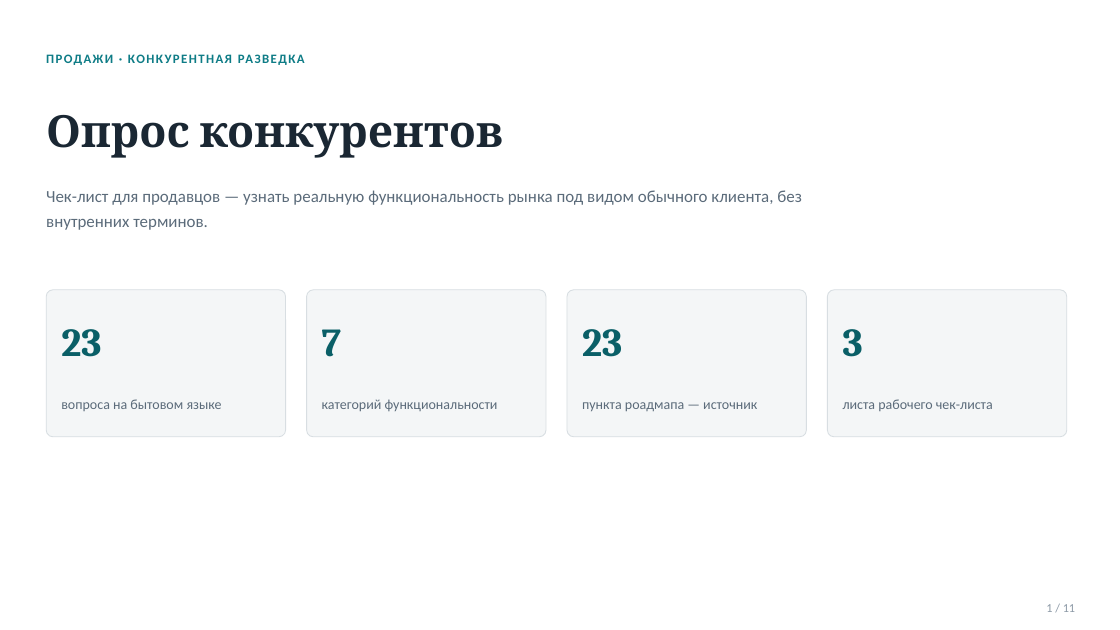
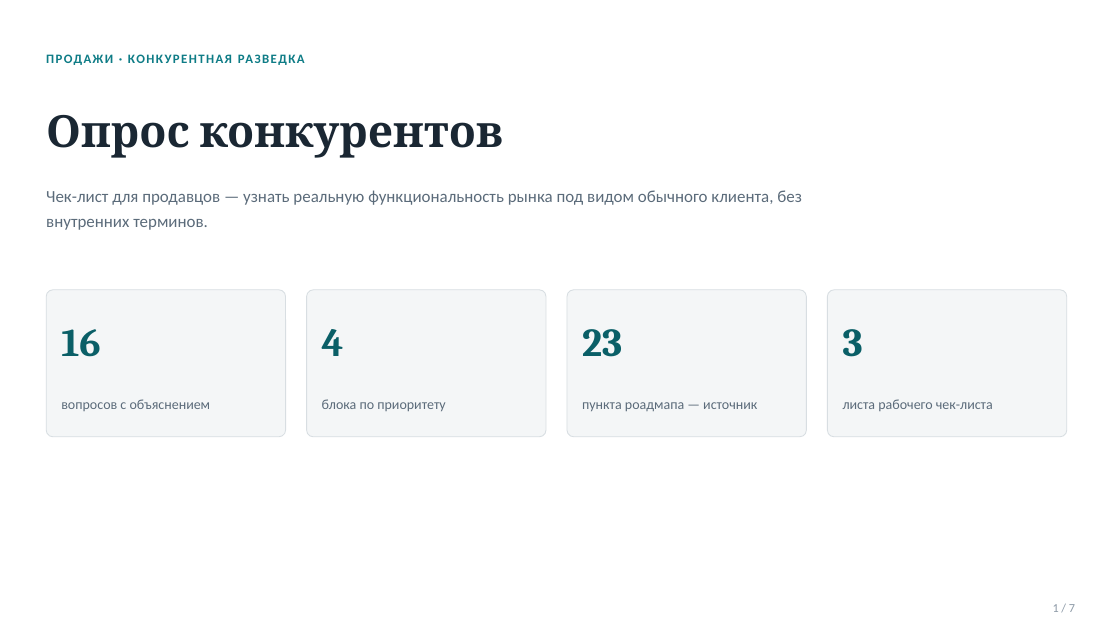
Before and after one commit to vladilslavandrosov-prog/job-RAG, a slide deck: slide 1 of docs/sales-enablement/opros-konkurentov-presentation.pptx. Drawn at 1120x630 pixels with LibreOffice and Linux fonts; fonts in the diff are those of the drawing. Boxes give left, top, right and bottom in pixels: in the first picture for what was removed or moved away, otherwise in the second. Text is boxed around its words. In the diff, an @@ line names an element or a change of style, - is before the commit and + after.

```diff
--- a/docs/sales-enablement/opros-konkurentov-presentation.pptx
+++ b/docs/sales-enablement/opros-konkurentov-presentation.pptx
@@ text at [61, 329, 100, 357]: text changed @@
-23
+16
@@ text at [322, 329, 344, 356]: text changed @@
-7
+4
@@ text at [61, 399, 211, 411]: text changed @@
-вопроса на бытовом языке
+вопросов с объяснением
@@ text at [322, 399, 445, 411]: text changed @@
-категорий функциональности
+блока по приоритету
@@ text at [1053, 604, 1075, 612]: text changed @@
-1 / 11
+1 / 7
```
Also in this commit, not shown: 3 other slides changed, 3 slides added, 7 slides removed, 1 other file.
